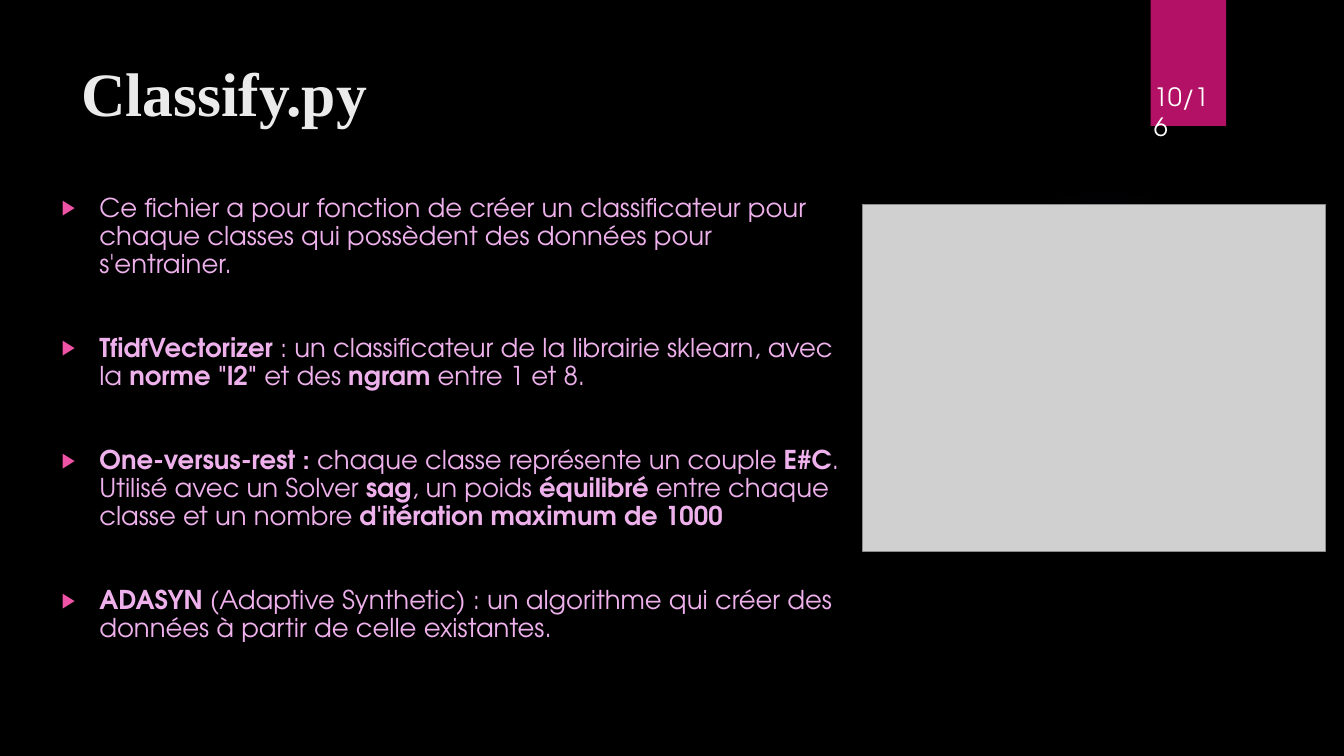
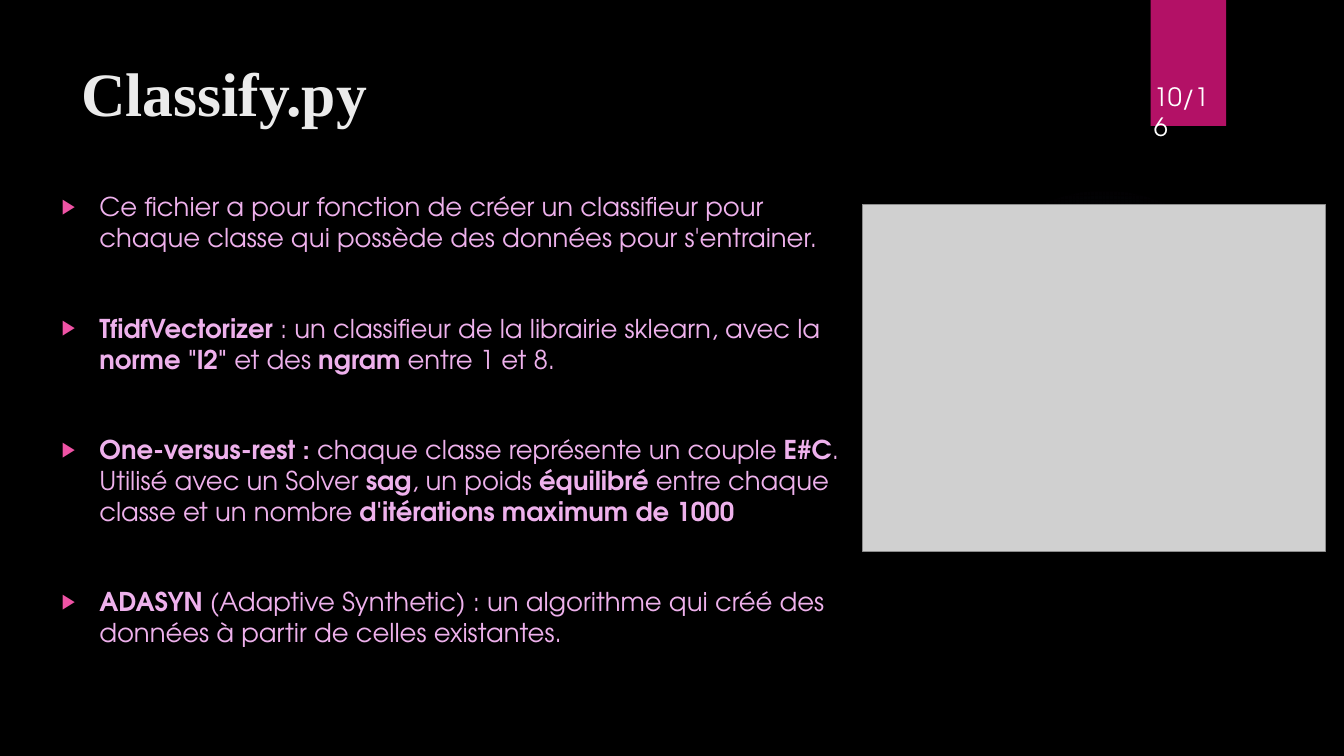
Before and after one commit to WolvesWithSword/TATIA, a slide deck: slide 11 of Rapport/Soutenance.pptx. Drawn at 1344x756 pixels with LibreOffice and Linux fonts; fonts in the diff are those of the drawing; grey boxes stand for pictures; background and template pictures are left out. Boxes give left, top, right and bottom in pixels: in the first picture for what was removed or moved away, otherwise in the second. Text is boxed around its words. In the diff, an @@ line names an element or a change of style, - is before the commit and + after.

```diff
--- a/Rapport/Soutenance.pptx
+++ b/Rapport/Soutenance.pptx
@@ text at box(99, 196, 839, 647): text changed @@
-▶ Ce fichier a pour fonction de créer un classificateur pour chaque classes qui possèdent des données pour s'entrainer.
-▶ TfidfVectorizer : un classificateur de la librairie sklearn, avec la norme "l2" et des ngram entre 1 et 8.
-▶ One-versus-rest : chaque classe représente un couple E#C. Utilisé avec un Solver sag, un poids équilibré entre chaque classe et un nombre d'itération maximum de 1000
-▶ ADASYN (Adaptive Synthetic) : un algorithme qui créer des données à partir de celle existantes.
+▶ Ce fichier a pour fonction de créer un classifieur pour chaque classe qui possède des données pour s'entrainer.
+▶ TfidfVectorizer : un classifieur de la librairie sklearn, avec la norme "l2" et des ngram entre 1 et 8.
+▶ One-versus-rest : chaque classe représente un couple E#C. Utilisé avec un Solver sag, un poids équilibré entre chaque classe et un nombre d'itérations maximum de 1000
+▶ ADASYN (Adaptive Synthetic) : un algorithme qui créé des données à partir de celles existantes.
```
Also in this commit, not shown: 5 other slides changed.
